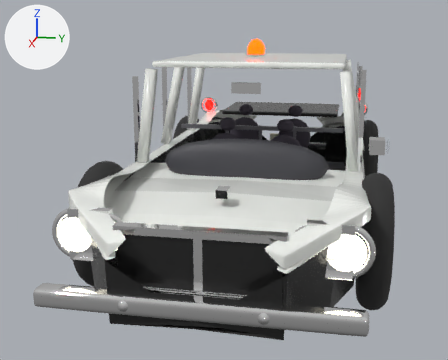
One commit to the Blender file Content/Animations/Vehicle/PoliceCar.blend: the scene before it, then after it.
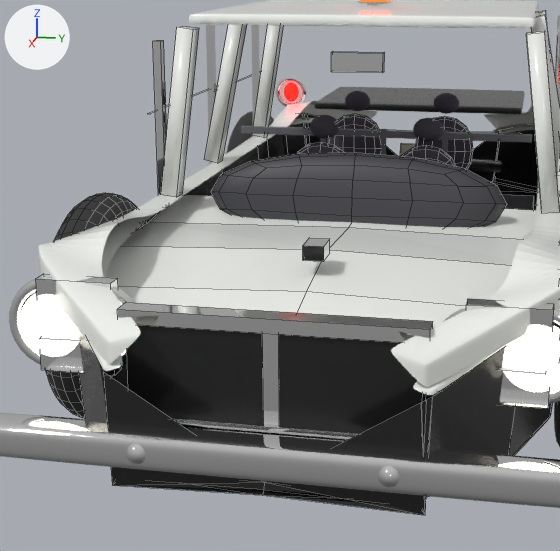
Each version appears first whole from a 50 mm lens placed at (5.67, 0.8, 1.86), pointed at (0.15, -0.31, 0.48), and next in a close-up on the part from 11% to 80% of the width and 15% to 100% of the height. The lights are fixed; the arrows at upper left show +X, +Y and +Z. The older version's two pictures come first. The close-ups show mesh edges as thin lines.

In view in the first close-up: 'Body_LowerSlab', 'Bumper_Front', 'Dashboard', 'Grille_Housing', 'Grille_TopBar', 'Hood.002', 'Pillar_A_L', 'Pillar_A_R', 'Roof', 'TrunkLid', 'Tyre_FR', 'UpperBodyShell' and 45 more.
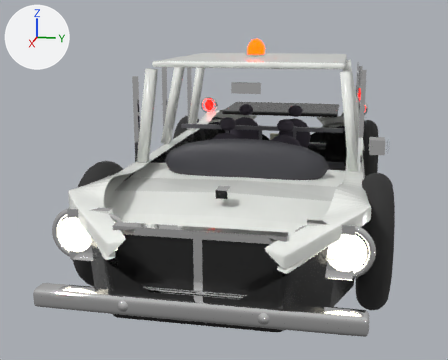
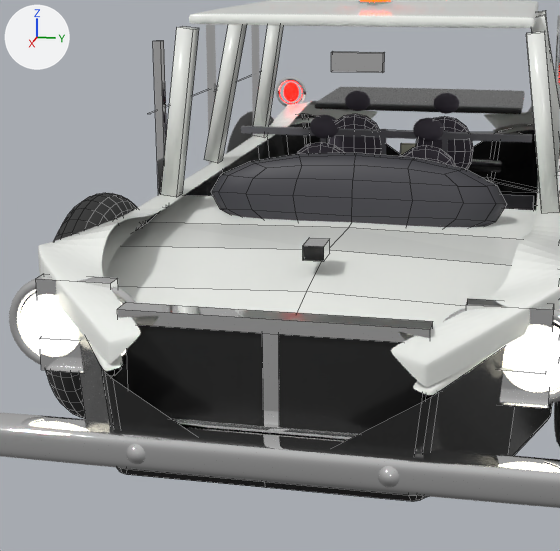
The change, as a list of edits to the scene's bpy script:
```text
Change me_body_lowerslab:
    where me_body_lowerslab.from_pydata(...)  # 33 vertices, 22 faces; spans x -2.55..2.55, y 0.0..0.95, z 0.2..0.76
    used by ob_body_lowerslab; location = (0.0, 0.0, 0.0)
    me_body_lowerslab part 1
    20 faces are deleted
    20 new faces join them
```

Pixel boxes [x1, y1, x2, y2] of what changed, in the close-ups (560 x 551 px; the box of a moved part takes in the faces that stretch with it):
part 1 of me_body_lowerslab, moved or reshaped (mostly hidden): before [78, 113, 560, 509]; after [78, 113, 560, 501]
